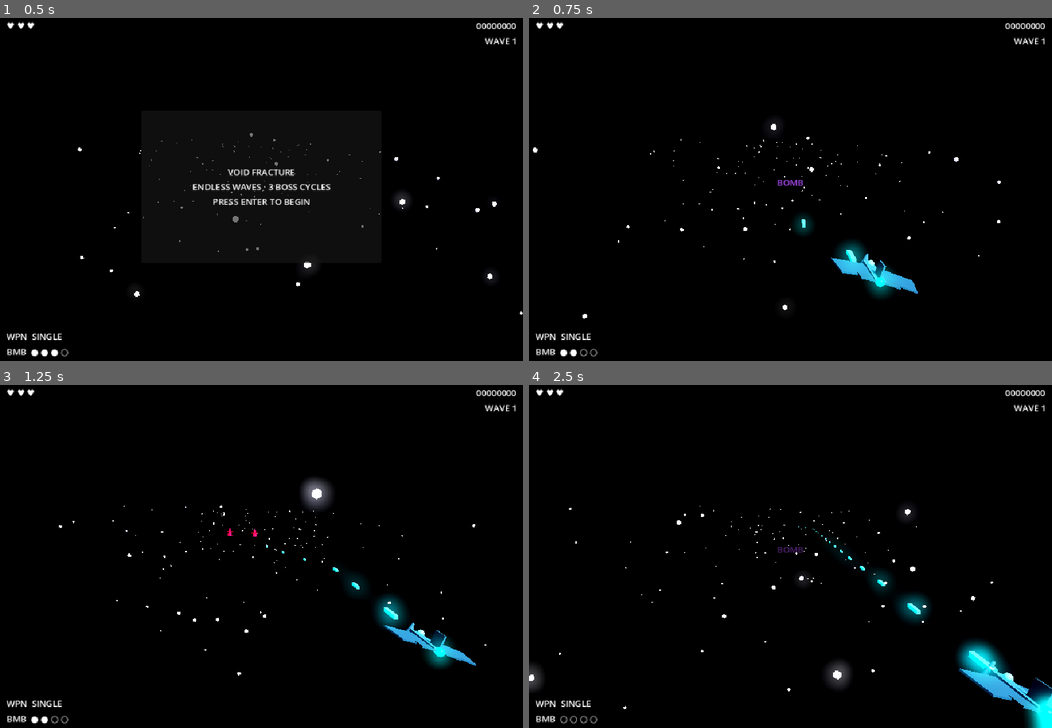
Above: before the commit, frames 1-4 (two rows, left to right).
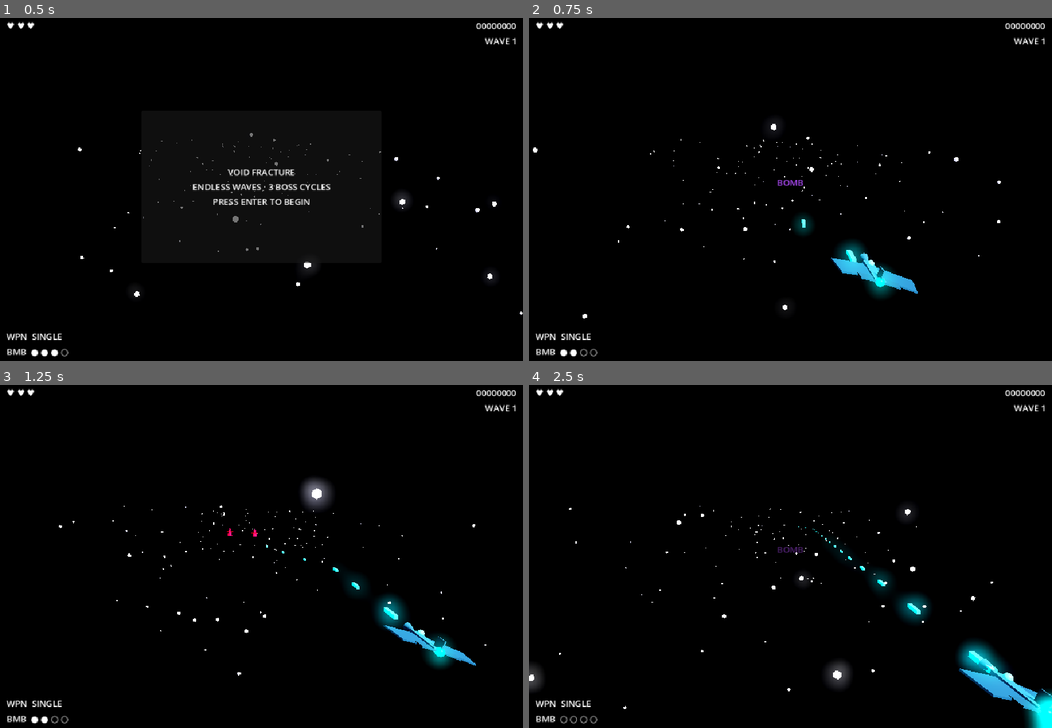
Above: after the commit, the same moments.

Repository: gallak87/tech9
Game: Godot game, scene res://scenes/Main.tscn
Two runs of this game, one before a commit and one after it. Both use one fixed random seed, a clock stepped at 60 frames per second and the inputs below.
Inputs:
- Up to frame 1 (0.5 s): no input
- Up to frame 2 (0.75 s): tap Enter (ui_accept) at 0.5 s; hold D (move_right) from 0.53 s (still down); tap X (fire_bomb) at 0.6 s
- Up to frame 3 (1.25 s): keep holding D (move_right); tap Enter (ui_accept) at 0.77 s
- Up to frame 4 (2.5 s): release D (move_right) at 1.28 s; hold S (move_down) 1.28-2.03 s; tap X (fire_bomb) at 1.35, 2.1 s; tap Enter (ui_accept) at 1.52 s; hold D (move_right) from 2.03 s (still down)

Frame 1 is identical in both runs. In frame 2, less than 0.1% of the frame differs, in the area x 63-69%, y 68-76%; in frame 3, 0.1%; in frame 4, 0.5%, in the area x 83-100%, y 75-95%.

Commit message:
vf: fix nose cone rotation, tighten tail fin, cull enemies at z>5

Diff:
--- a/games/void-fracture/scripts/Enemy.gd
+++ b/games/void-fracture/scripts/Enemy.gd
@@ -65,8 +65,8 @@
 		Type.BOMBER: _update_bomber(delta)
 		Type.DRONE:  _update_drone(delta)
 
-	# out of bounds
-	if position.z > 10:
+	# out of bounds (past the player)
+	if position.z > 5:
 		queue_free()
 
 func _update_scout(delta: float) -> void:
--- a/games/void-fracture/scripts/GeoManifest.gd
+++ b/games/void-fracture/scripts/GeoManifest.gd
@@ -12,10 +12,10 @@
 			{ "type": "box", "size": Vector3(0.22, 0.07, 0.82),
 			  "color": Color(0.45, 0.8, 0.95), "emissive": Color(0.0, 0.3, 0.5), "ei": 0.4,
 			  "pos": Vector3(0, 0, 0), "rot": Vector3(0, 0, 0) },
-			# nose cone
+			# nose cone (rotated 90° on X so it points along Z, not Y)
 			{ "type": "cylinder", "radius_top": 0.02, "radius_bottom": 0.09, "height": 0.28,
 			  "color": Color(0.45, 0.8, 0.95), "emissive": Color(0.0, 0.2, 0.4), "ei": 0.3,
-			  "pos": Vector3(0, 0, -0.55), "rot": Vector3(0, 0, 0) },
+			  "pos": Vector3(0, 0, -0.55), "rot": Vector3(90, 0, 0) },
 			# left delta wing (swept back: Y rot pushes front inward, rear outward)
 			{ "type": "box", "size": Vector3(0.72, 0.03, 0.52),
 			  "color": Color(0.35, 0.68, 0.88), "emissive": Color(0.0, 0.15, 0.3), "ei": 0.2,
@@ -32,10 +32,10 @@
 			{ "type": "box", "size": Vector3(0.30, 0.025, 0.20),
 			  "color": Color(0.35, 0.65, 0.85), "emissive": Color(0.0, 0.1, 0.2), "ei": 0.2,
 			  "pos": Vector3(0.24, 0, 0.36), "rot": Vector3(0, -8, 0) },
-			# vertical tail fin (single, F-35 style)
-			{ "type": "box", "size": Vector3(0.035, 0.30, 0.26),
-			  "color": Color(0.4, 0.72, 0.9), "emissive": Color(0.0, 0.2, 0.35), "ei": 0.3,
-			  "pos": Vector3(0, 0.15, 0.26), "rot": Vector3(0, 0, 0) },
+			# vertical tail fin (single, F-35 style — slender, at rear)
+			{ "type": "box", "size": Vector3(0.028, 0.22, 0.20),
+			  "color": Color(0.4, 0.72, 0.9), "emissive": Color(0.0, 0.15, 0.3), "ei": 0.2,
+			  "pos": Vector3(0, 0.11, 0.34), "rot": Vector3(0, 0, 0) },
 			# left DSI intake bump
 			{ "type": "box", "size": Vector3(0.09, 0.06, 0.26),
 			  "color": Color(0.3, 0.58, 0.78), "emissive": Color(0.0, 0.12, 0.25), "ei": 0.3,
